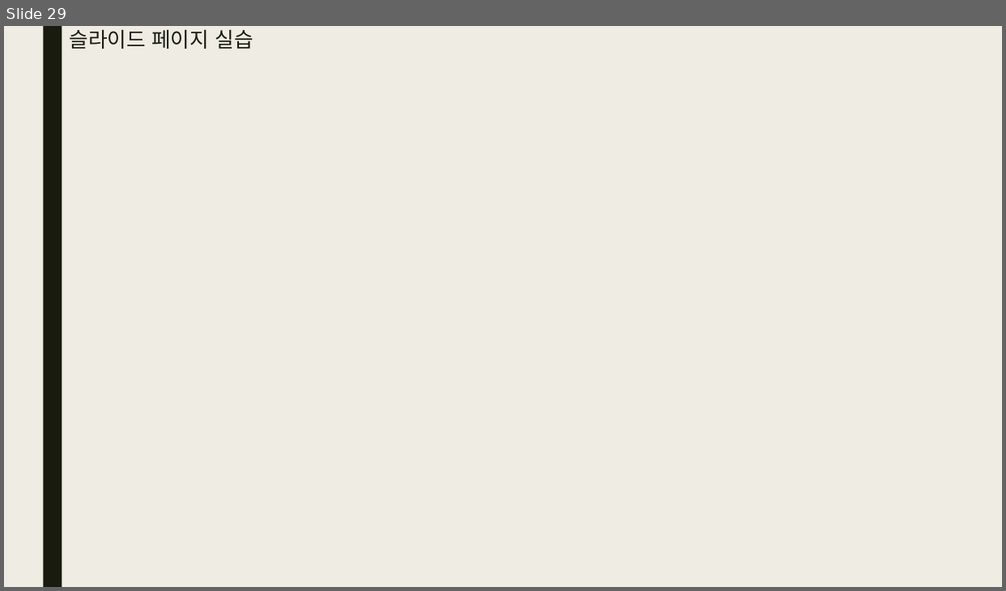
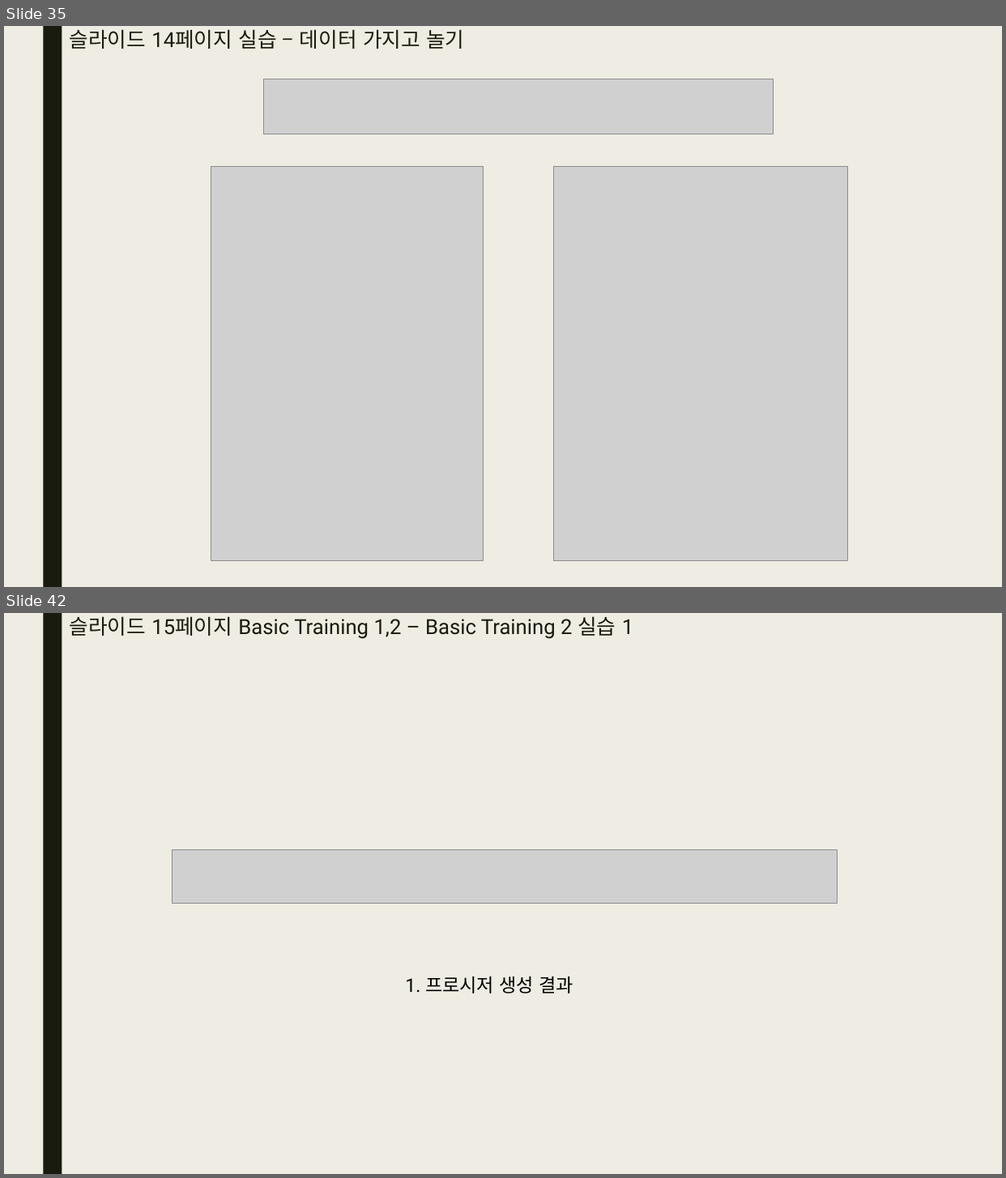
Before and after one commit to bino0130/politec-database, a slide deck: 데이터베이스프로그래밍 과제/20230518 데이터베이스 3강 과제 남정현.pptx. Shown one above the other, each under a label of ours: slide 29 before the commit, slides 35 and 42 after it; the slides between them are not shown. The pictures are 1006x591 and 1006x1178 pixels, drawn with LibreOffice and Linux fonts; fonts in the diff are those of the drawing; grey boxes stand for pictures. Boxes give left, top, right and bottom in pixels: in the first picture for what was removed or moved away, otherwise in the second. Text is boxed around its words. In the diff, an @@ line names an element or a change of style, - is before the commit and + after.

Commit message:
Update 20230518 데이터베이스 3강 과제 남정현.pptx
DB 3강 ppt 과제 업데이트

```diff
--- a/데이터베이스프로그래밍 과제/20230518 데이터베이스 3강 과제 남정현.pptx
+++ b/데이터베이스프로그래밍 과제/20230518 데이터베이스 3강 과제 남정현.pptx
@@ slide 42 added at [4,613,1002,1174], background #EFEDE3; not listed: 1 template element that a slide beside it also shows @@
@@ title added at [70,616,633,639], 20 pt, text #191B0E @@
+슬라이드 15페이지 Basic Training 1,2 – Basic Training 2 실습 1
@@ picture added at [172,850,837,904] @@
@@ text added at [405,977,574,994], 18 pt, text #000000 @@
+1. 프로시저 생성 결과
@@ what was slide 29 is now slide 35 @@
@@ slide 35 changed as well @@
@@ title at [70,29,464,49]: text changed @@
-슬라이드 페이지 실습
+슬라이드 14페이지 실습 – 데이터 가지고 놀기
@@ picture added at [264,79,773,134] @@
@@ picture added at [211,167,484,561] @@
@@ picture added at [554,167,848,561] @@
```
Also in this commit, not shown: 12 other slides changed, 34 other slides added.
